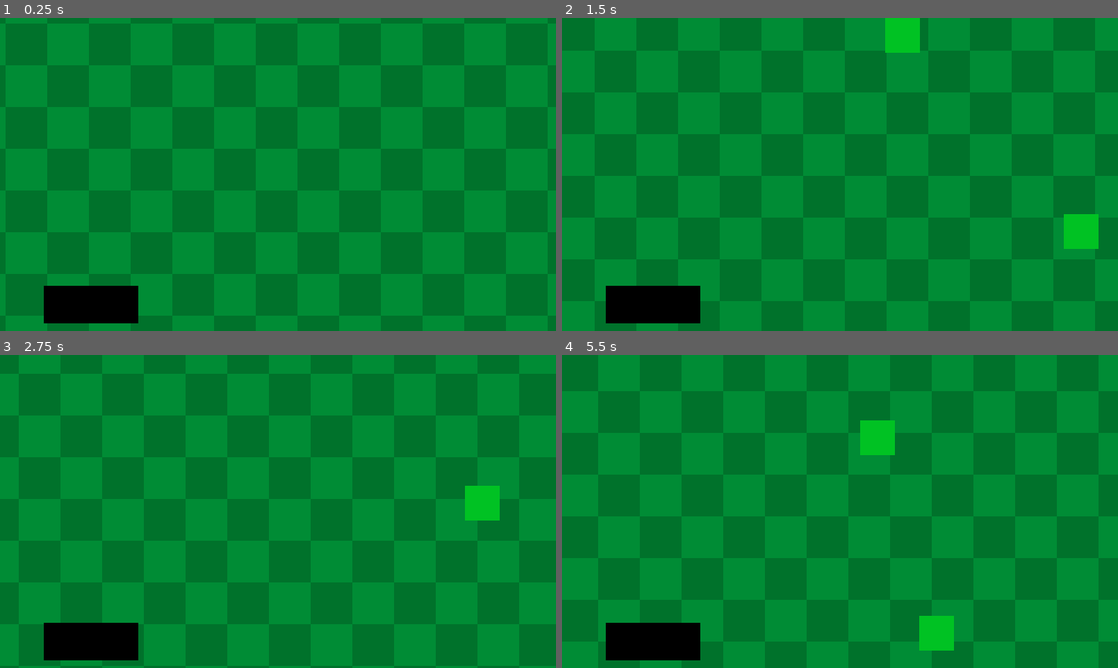
Above: before the commit, frames 1-4 (two rows, left to right).
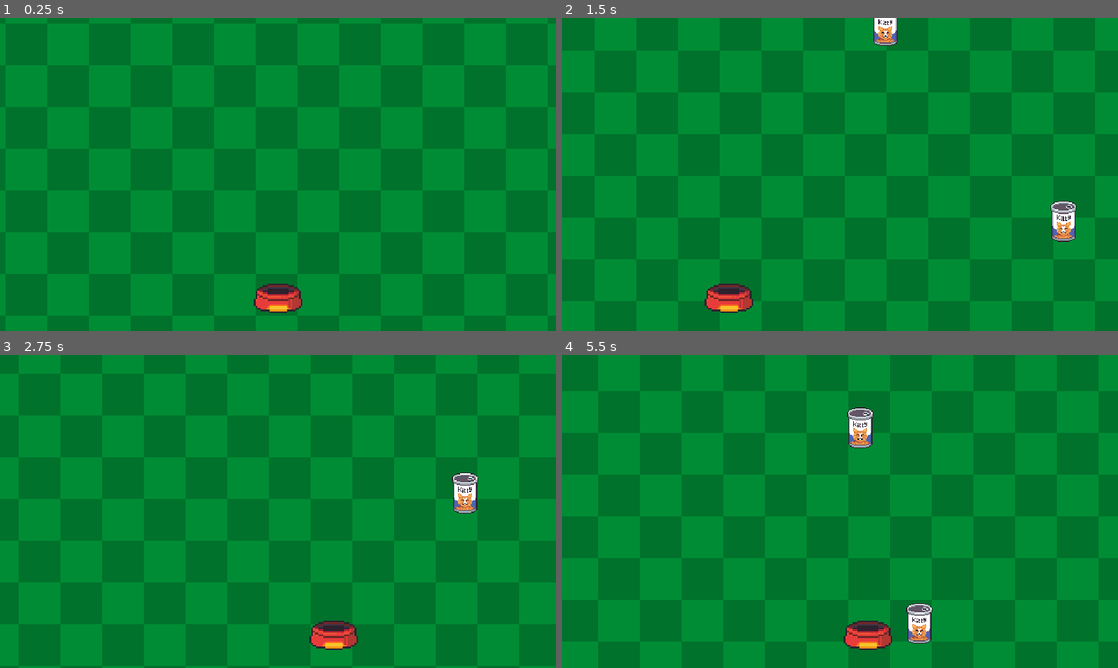
Above: after the commit, the same moments.

Repository: EthanPlant/LD56
Game: Godot game, scene res://scenes/minigames/feed_cats/feed_cats.tscn
Same seed, same stepped clock (60 frames per second), same inputs: the game is played once before the commit and once after it. This scene is started directly instead of the project's main scene.
Inputs (mouse positions are in pixels of both pictures, inside the frame that each line leads up to):
- Up to frame 1 (0.25 s): no input
- Up to frame 2 (1.5 s): move the mouse to (962, 158) at 0.52 s; hold Right (ui_right) 0.53-1.28 s; click (962, 158) at 0.6 s; move the mouse to (728, 190) at 1.27 s; hold Left (ui_left) from 1.28 s (still down); tap S (move_wand) at 1.35 s; click (728, 190) at 1.42 s
- Up to frame 3 (2.75 s): move the mouse to (333, 442) at 2.02 s; release Left (ui_left) at 2.03 s; hold Right (ui_right) from 2.03 s (still down); click (333, 442) at 2.1 s
- Up to frame 4 (5.5 s): move the mouse to (812, 574) at 2.77 s; tap S (move_wand) at 2.85, 4.35 s; click (812, 574) at 2.92 s; move the mouse to (1006, 558) at 3.52 s; release Right (ui_right) at 3.53 s; hold Left (ui_left) from 3.53 s (still down); click (1006, 558) at 3.6 s; move the mouse to (673, 464) at 4.27 s; click (673, 464) at 4.42 s; move the mouse to (867, 511) at 5.02 s; click (867, 511) at 5.1 s

The runs differ from the first frame. In frame 1, 2.7% of the frame differs, in the area x 7-55%, y 84-98%; in frame 2, 4.7%; in frame 3, 3.8%; in frame 4, 4.8%, in the area x 7-71%, y 16-98%.

Commit message:
Art for catching food

Diff:
--- a/scenes/minigames/clean_litter/clean_litter.tscn
+++ b/scenes/minigames/clean_litter/clean_litter.tscn
@@ -25,6 +25,6 @@
 [node name="TextureRect" type="TextureRect" parent="."]
 texture_repeat = 2
 material = SubResource("ShaderMaterial_mphwf")
-offset_right = 40.0
-offset_bottom = 40.0
+offset_right = 655.0
+offset_bottom = 381.0
 texture = ExtResource("3_1xdkl")
--- a/scenes/minigames/feed_cats/feed_cats.tscn
+++ b/scenes/minigames/feed_cats/feed_cats.tscn
@@ -30,4 +30,5 @@
 texture = ExtResource("3_pwm00")
 
 [node name="FoodBowl" parent="." instance=ExtResource("1_cyvak")]
-position = Vector2(256, 308)
+position = Vector2(318, 275)
+scale = Vector2(2, 2)
--- a/scenes/minigames/feed_cats/food.tscn
+++ b/scenes/minigames/feed_cats/food.tscn
@@ -1,22 +1,22 @@
-[gd_scene load_steps=3 format=3 uid="uid://dfeudj70tp1oh"]
+[gd_scene load_steps=4 format=3 uid="uid://dfeudj70tp1oh"]
 
 [ext_resource type="Script" path="res://scripts/minigames/feed_cats/food.gd" id="1_mjqmd"]
+[ext_resource type="Texture2D" uid="uid://b5dlf8p7mm5iq" path="res://assets/textures/feed_cat/food.png" id="2_tme20"]
 
-[sub_resource type="RectangleShape2D" id="RectangleShape2D_ex7y3"]
-size = Vector2(39, 39)
+[sub_resource type="CapsuleShape2D" id="CapsuleShape2D_mbmn2"]
+radius = 17.0
+height = 50.0
 
 [node name="Food" type="CharacterBody2D"]
 script = ExtResource("1_mjqmd")
 
-[node name="ColorRect" type="ColorRect" parent="."]
-offset_right = 40.0
-offset_bottom = 40.0
-color = Color(0, 0.762558, 0.138625, 1)
+[node name="Sprite2D" type="Sprite2D" parent="."]
+texture = ExtResource("2_tme20")
 
 [node name="Area2D" type="Area2D" parent="."]
 
 [node name="CollisionShape2D" type="CollisionShape2D" parent="Area2D"]
-position = Vector2(20.5, 19.5)
-shape = SubResource("RectangleShape2D_ex7y3")
+position = Vector2(0, 9)
+shape = SubResource("CapsuleShape2D_mbmn2")
 
 [connection signal="body_entered" from="Area2D" to="." method="_on_body_entered"]
--- a/scenes/minigames/feed_cats/food_bowl.tscn
+++ b/scenes/minigames/feed_cats/food_bowl.tscn
@@ -1,18 +1,20 @@
-[gd_scene load_steps=3 format=3 uid="uid://cm6iy42iuwkym"]
+[gd_scene load_steps=4 format=3 uid="uid://cm6iy42iuwkym"]
 
 [ext_resource type="Script" path="res://scripts/minigames/feed_cats/food_bowl.gd" id="1_i0eun"]
+[ext_resource type="Texture2D" uid="uid://doksvepq434co" path="res://assets/textures/feed_cat/food_bowl.png" id="2_6cc5u"]
 
-[sub_resource type="RectangleShape2D" id="RectangleShape2D_yago1"]
-size = Vector2(109, 43)
+[sub_resource type="CapsuleShape2D" id="CapsuleShape2D_ls5go"]
+radius = 8.00012
+height = 34.0
 
 [node name="FoodBowl" type="CharacterBody2D"]
 script = ExtResource("1_i0eun")
 
-[node name="ColorRect" type="ColorRect" parent="."]
-offset_right = 109.0
-offset_bottom = 43.0
-color = Color(0, 0, 0, 1)
+[node name="Sprite2D" type="Sprite2D" parent="."]
+texture = ExtResource("2_6cc5u")
 
 [node name="CollisionShape2D" type="CollisionShape2D" parent="."]
-position = Vector2(54.5, 21.5)
-shape = SubResource("RectangleShape2D_yago1")
+position = Vector2(0, 23)
+rotation = 1.5708
+scale = Vector2(-1.03, 0.829867)
+shape = SubResource("CapsuleShape2D_ls5go")
--- a/scenes/minigames/pet_cat/pet_cat.tscn
+++ b/scenes/minigames/pet_cat/pet_cat.tscn
@@ -25,8 +25,8 @@
 [node name="TextureRect" type="TextureRect" parent="."]
 texture_repeat = 2
 material = SubResource("ShaderMaterial_huhem")
-offset_right = 40.0
-offset_bottom = 40.0
+offset_right = 661.0
+offset_bottom = 384.0
 texture = ExtResource("3_4f30w")
 
 [node name="ColorRect2" type="ColorRect" parent="."]
--- a/scenes/minigames/play_with/play_with.tscn
+++ b/scenes/minigames/play_with/play_with.tscn
@@ -26,8 +26,8 @@
 [node name="TextureRect" type="TextureRect" parent="."]
 texture_repeat = 2
 material = SubResource("ShaderMaterial_p8xa3")
-offset_right = 40.0
-offset_bottom = 40.0
+offset_right = 665.0
+offset_bottom = 375.0
 texture = ExtResource("3_hp3l2")
 
 [node name="ColorRect2" type="ColorRect" parent="."]
--- a/scripts/minigames/feed_cats/food_bowl.gd
+++ b/scripts/minigames/feed_cats/food_bowl.gd
@@ -5,4 +5,4 @@
 
 func _process(_delta: float) -> void:
     var mouse_position = get_global_mouse_position()
-    position.x = clamp(mouse_position.x, 0, get_viewport().size.x - 750)
+    position.x = clamp(mouse_position.x, $Sprite2D.texture.get_width() / 2, get_viewport_rect().size.x - $Sprite2D.texture.get_width() / 2)
Binary file added: assets/textures/feed_cat/food.png
Not shown, added: assets/textures/feed_cat/food.png.import
Binary file added: assets/textures/feed_cat/food_bowl.png
Not shown, added: assets/textures/feed_cat/food_bowl.png.import
